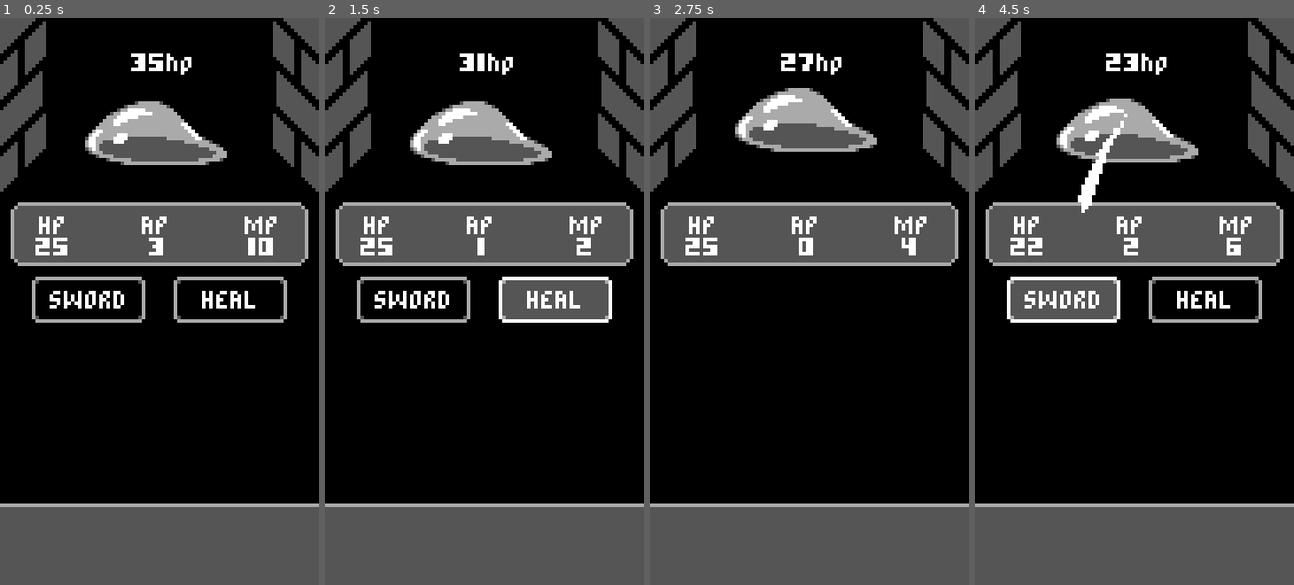
Above: before the commit, frames 1-4 (left to right).
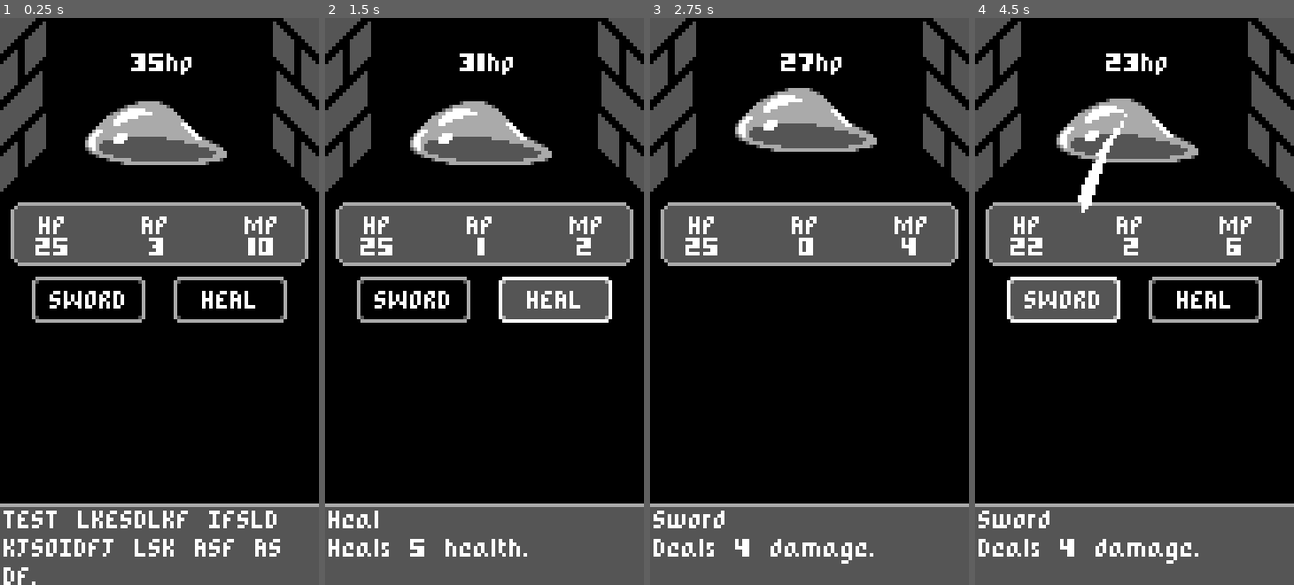
Above: after the commit, the same moments.

Repository: woliveira82/godot-mobile-rpg
Game: Godot game, scene res://game/Battle.tscn
The game is run twice, just before and just after one commit, with the same random seed, the same clock (stepped at 60 frames per second) and the same inputs.
Inputs (mouse positions are in pixels of both pictures, inside the frame that each line leads up to):
- Up to frame 1 (0.25 s): no input
- Up to frame 2 (1.5 s): click "SWORD" at 0.5 s; click "HEAL" at 1.25 s
- Up to frame 3 (2.75 s): click "SWORD" at 2 s
- Up to frame 4 (4.5 s): move the mouse to (1204, 273) at 2.77 s; click "HEAL" at 3.5 s; click "SWORD" at 4.25 s

The runs differ from the first frame. In frame 1, 2.1% of the frame differs, in the area x 1-88%, y 86-100%; in frame 2, 0.9%; in frame 3, 1.1%; in frame 4, 1.1%.

Commit message:
feat: add hover info

Diff:
--- a/game/Battle.tscn
+++ b/game/Battle.tscn
@@ -10,6 +10,8 @@
 [ext_resource path="res://game/ui/SwordActionButton.tscn" type="PackedScene" id=8]
 [ext_resource path="res://game/ui/HealActionButton.tscn" type="PackedScene" id=9]
 [ext_resource path="res://game/Rat.tscn" type="PackedScene" id=10]
+
+[sub_resource type="StyleBoxEmpty" id=3]
 
 [sub_resource type="Animation" id=1]
 resource_name = "FadeToNewRoom"
@@ -71,6 +73,7 @@
 [node name="UI" type="Control" parent="."]
 anchor_right = 1.011
 anchor_bottom = 1.0
+mouse_filter = 2
 theme = ExtResource( 7 )
 __meta__ = {
 "_edit_lock_": true
@@ -125,6 +128,18 @@
 margin_right = 92.0
 margin_bottom = 162.0
 
+[node name="TextBox" type="RichTextLabel" parent="UI/TextboxPanel"]
+anchor_right = 1.0
+anchor_bottom = 1.0
+margin_left = 3.0
+margin_top = 2.0
+margin_right = -3.0
+margin_bottom = -2.0
+custom_constants/line_separation = 3
+custom_styles/normal = SubResource( 3 )
+text = "TEST LKESDLKF IFSLD KJSOIDFJ LSK ASF AS DF."
+scroll_active = false
+
 [node name="BattleActionButtons" type="GridContainer" parent="UI"]
 margin_left = 9.0
 margin_top = 73.0
@@ -144,6 +159,7 @@
 anchor_right = 0.989
 margin_right = 0.0108795
 margin_bottom = 52.0
+mouse_filter = 2
 
 [node name="NextRoomButton" type="Button" parent="UI/CenterContainer"]
 visible = false
@@ -152,6 +168,7 @@
 margin_right = 80.0
 margin_bottom = 32.0
 rect_min_size = Vector2( 70, 13 )
+mouse_filter = 1
 text = "ENTER NEXT ROOM"
 
 [node name="Fade" type="ColorRect" parent="."]
--- a/game/Enemy.tscn
+++ b/game/Enemy.tscn
@@ -1,8 +1,9 @@
-[gd_scene load_steps=7 format=2]
+[gd_scene load_steps=8 format=2]
 
 [ext_resource path="res://game/Enemy.gd" type="Script" id=1]
 [ext_resource path="res://assets/images/Rat.png" type="Texture" id=2]
 [ext_resource path="res://themes/DefaultTheme.tres" type="Theme" id=3]
+[ext_resource path="res://game/ui/HoverInfo.tscn" type="PackedScene" id=4]
 
 [sub_resource type="Animation" id=3]
 resource_name = "Attack"
@@ -86,3 +87,9 @@
 anims/Attack = SubResource( 3 )
 anims/RESET = SubResource( 2 )
 anims/Shake = SubResource( 1 )
+
+[node name="HoverInfo" parent="." instance=ExtResource( 4 )]
+margin_left = -24.0
+margin_top = -15.0
+margin_right = 24.0
+margin_bottom = 15.0
--- a/game/Rat.tscn
+++ b/game/Rat.tscn
@@ -3,3 +3,6 @@
 [ext_resource path="res://game/Enemy.tscn" type="PackedScene" id=1]
 
 [node name="Rat" instance=ExtResource( 1 )]
+
+[node name="HoverInfo" parent="." index="3"]
+description = "A mean rat."
--- a/game/Slime.tscn
+++ b/game/Slime.tscn
@@ -12,3 +12,10 @@
 
 [node name="HpLabel" parent="." index="1"]
 text = "35hp"
+
+[node name="HoverInfo" parent="." index="3"]
+margin_left = -22.0
+margin_top = -10.0
+margin_right = 20.0
+margin_bottom = 11.0
+description = "A green slime."
--- a/game/ui/ActionButton.tscn
+++ b/game/ui/ActionButton.tscn
@@ -1,7 +1,8 @@
-[gd_scene load_steps=3 format=2]
+[gd_scene load_steps=4 format=2]
 
 [ext_resource path="res://themes/DefaultTheme.tres" type="Theme" id=1]
 [ext_resource path="res://game/ui/ActionButton.gd" type="Script" id=2]
+[ext_resource path="res://game/ui/HoverInfo.tscn" type="PackedScene" id=3]
 
 [node name="ActionButton" type="Button"]
 margin_right = 32.0
@@ -10,4 +11,7 @@
 theme = ExtResource( 1 )
 script = ExtResource( 2 )
 
+[node name="HoverInfo" parent="." instance=ExtResource( 3 )]
+mouse_filter = 1
+
 [connection signal="pressed" from="." to="." method="_on_pressed"]
--- a/game/ui/HealActionButton.tscn
+++ b/game/ui/HealActionButton.tscn
@@ -6,3 +6,7 @@
 [node name="HealActionButton" instance=ExtResource( 1 )]
 text = "HEAL"
 script = ExtResource( 2 )
+
+[node name="HoverInfo" parent="." index="0"]
+description = "Heal
+Heals 5 health."
--- /dev/null
+++ b/game/ui/HoverInfo.gd
@@ -0,0 +1,17 @@
+extends Control
+
+export (String, MULTILINE) var description = ""
+
+
+func _on_HoverInfo_mouse_entered():
+	var main = get_tree().current_scene
+	var textbox = main.find_node("TextBox")
+	if textbox != null:
+		textbox.text = description
+
+
+func _on_HoverInfo_mouse_exited():
+	var main = get_tree().current_scene
+	var textbox = main.find_node("TextBox")
+	if textbox != null:
+		textbox.text = ""
--- /dev/null
+++ b/game/ui/HoverInfo.tscn
@@ -0,0 +1,12 @@
+[gd_scene load_steps=2 format=2]
+
+[ext_resource path="res://game/ui/HoverInfo.gd" type="Script" id=1]
+
+[node name="HoverInfo" type="Control"]
+anchor_right = 1.0
+anchor_bottom = 1.0
+mouse_filter = 1
+script = ExtResource( 1 )
+
+[connection signal="mouse_entered" from="." to="." method="_on_HoverInfo_mouse_entered"]
+[connection signal="mouse_exited" from="." to="." method="_on_HoverInfo_mouse_exited"]
--- a/game/ui/SwordActionButton.tscn
+++ b/game/ui/SwordActionButton.tscn
@@ -6,3 +6,7 @@
 [node name="SwordActionButton" instance=ExtResource( 1 )]
 text = "SWORD"
 script = ExtResource( 2 )
+
+[node name="HoverInfo" parent="." index="0"]
+description = "Sword
+Deals 4 damage."
Not shown: 1 places in game/Battle.tscn that only renumber resources
